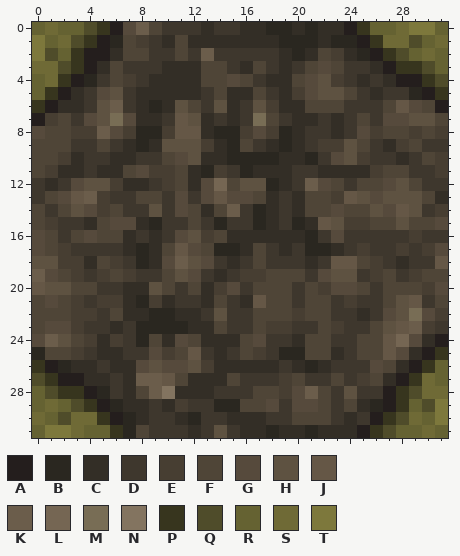
Two states of a pixel-art sprite, assets/minecraft/optifine/ctm/farmland/3/4.png. The picture above is the old version.
The file is 32x32 pixels. Colours within 5 levels of each other are drawn and written as one.
Palette (. is transparent): A #241e1d  B #2a2720  C #332e26  D #3e372d  E #473e32  F #4f4537  G #564a3c  H #5e5241  J #655746  K #6b5d4b  L #756653  M #786d55  N #837460  P #37351e  Q #4f4c2a  R #656232  S #6f6a36  T #7d783c
Pixels before, first column x 0:
 0 RSRRQPAGKFDDDCDDCCBBCBCCAPRRSTTR
 1 TRSQPABFEDCFCCCCCCCBBBCBBAPSSQRS
 2 TQRPAACFFDDFDKDDDDDCBCFECBAPQRSR
 3 SSQPACFDDDCCCFFDCFDCDFGFDDCAPPQR
 4 RSPABDFEDCCCCFFGFDCCFGHEDCDCAAPQ
 5 RPACDGHDCCCCCDFCCFDCEGHHFDCDDBAP
 6 PACCDHKDCBCHFDHCDHECCFFFDDDFJGFA
 7 AEFDGHMGCCDJHCDCDMFDCCDCDFDGGHHF
 8 GFFEEKGEBBEJJCBBEGEBCDDCDGEFFEFE
 9 FFFDDFDCBCHHHECBFDCBCDEEHFDCEFDD
10 FFECDDCCDDFGHCCBBBBCCBDGHEDDCDFE
11 FECCDCCFGEEFCBEDBCCCDDCCCCEFFDDE
12 DCDGHHECCDEFCGLFHHBCDKGFDFFGHFDD
13 DFGJKEDDFFDGDGJGGFCDCFFEJHGHHHFC
14 FDFHGEFDDHDGFCFKDBCDCFFGFFHGJHDE
15 FEDDCFGGCBDDFDBDDBCDBCJHEEFFHFFG
16 GFDFGFFCDCDGHEFCCCCCCBDGDDDDDEDD
17 GFEDDDDCBCFJGFBBCFDCDBBCDEDDEDEG
18 HHEECFEDBCGKHGDCDFDDDCDJJFEDCDDJ
19 KGFEDEFEDDFHGDCDEEFFFDGHHDEFDEFF
20 JHHFFDDCCHFDFCEGDFFFDFEGGFDFFFEG
21 FGFEDEECBECDDCFDCJFFDFFDEDDFHJDF
22 FFFEEDFCCBBCCDHDDFFFEFFDDCDGHMGE
23 FGGEDDCDBBBBCCFDDFEEDDFEDDFHJKED
24 GKHFECEDBFCGFCCCFGDDCFFDDFFJLGCA
25 BFFEDCCDDGEFJDCDFEDBBFFCDFFJGCAP
26 PABCCDCCGHGGHECCCCCDCBCDDDGFCAPR
27 QPAACCDCKKJFCCCFDDDEFDDFDEFCAPSR
28 RQPPABDCFKNCCCDDDFFEGKFDHDDAPQSS
29 RSRQPABCCDCEDDBBFFGDGGFDFCBAPRQT
30 SRQSSPABCDDCBDDCCCDDFFFDCDAPQSRT
31 RTTSRRPBFDDDCDHDCCBCCBCCCAPQRRSR
After:
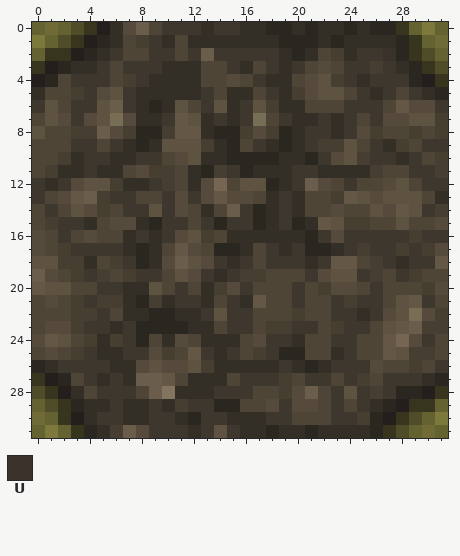
Colours new in this view: U #3a312a
Diff:
Changed rows in their new state; - is an unchanged pixel.
first column x 0:
 0 ---QPAC-----------------BCBBPR--
 1 --QPABC-----------------CCCCBP--
 2 RPPABCD------------------DDUBPQ-
 3 PABCCD--------------------EDCBPQ
 4 ABFDD----------------------DDBAP
 5 CFFE------------------------FDCB
 6 DHFD--------------------------GD
 7 FHG----------------------------E
 8 H-------------------------------
first column x 0:
23 -------------------------------E
24 -J----------------------------DF
25 FG--------------------------HEEF
26 BCDDD-----------------------FEFD
27 PABFD----------------------DDDCB
28 QPACFD-D------------------EDBBAP
29 -QPBCCD------------------DCBAPPR
30 --PACDDC----------------DEBAPQ--
31 --RPBCEKG----------------CBPQ---
Where, in picture pixels (left, top, right, bottom), the same in both pictures:
changed: (32, 22, 123, 139)
changed: (344, 22, 448, 126)
changed: (344, 321, 448, 438)
changed: (32, 334, 149, 438)
